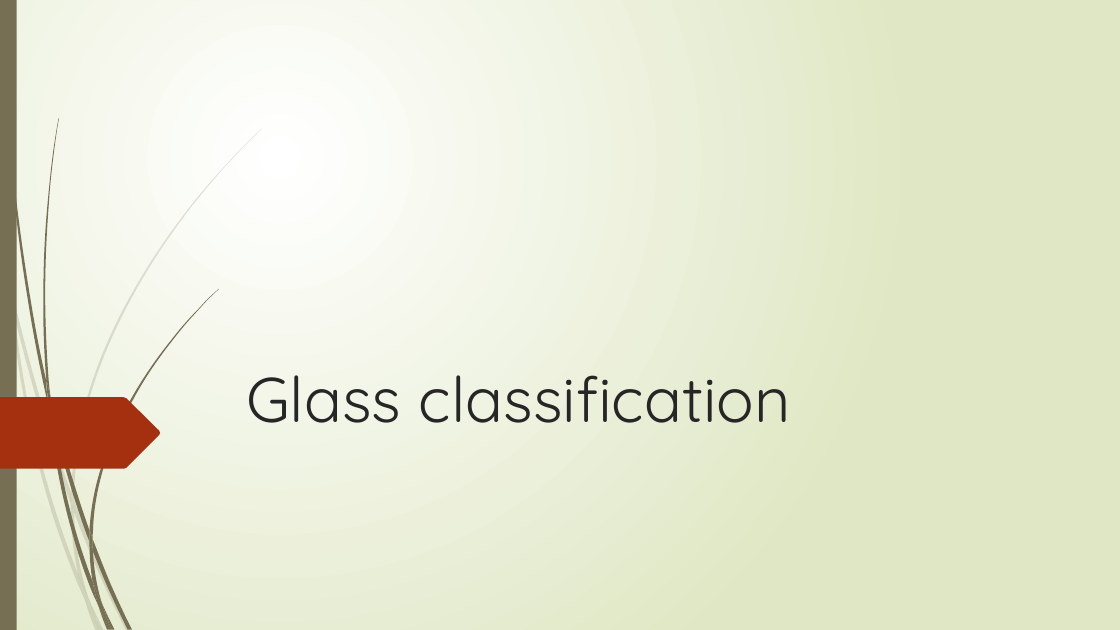
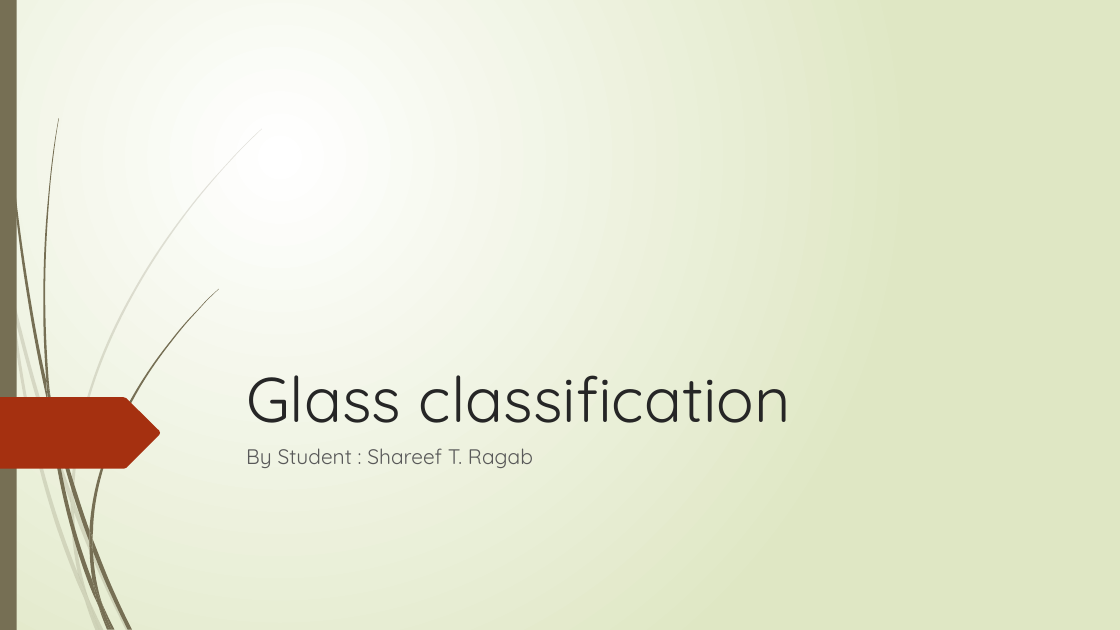
Before and after one commit to shareef-ragab/glass-classification, a slide deck: slide 1 of Glass Classification.pptx. Drawn at 1120x630 pixels with LibreOffice and Linux fonts; fonts in the diff are those of the drawing. Boxes give left, top, right and bottom in pixels: in the first picture for what was removed or moved away, otherwise in the second. Text is boxed around its words. In the diff, an @@ line names an element or a change of style, - is before the commit and + after.

```diff
--- a/Glass Classification.pptx
+++ b/Glass Classification.pptx
@@ subtitle added at [246, 448, 533, 468], 18 pt, text #595959 @@
+By Student : Shareef T. Ragab
```
Also in this commit, not shown: 1 other slide changed, 2 other files.
